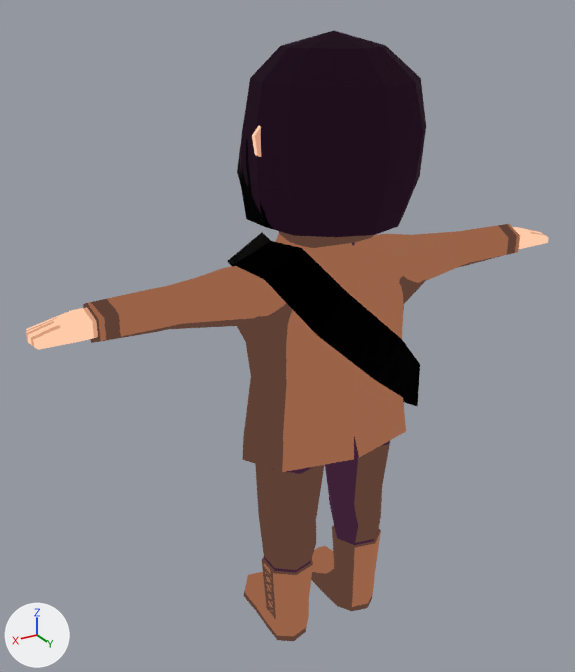
Renders of the glTF model res/entities/human.glb from each side of a commit.
Rendered twice from a 50 mm lens placed at (1.261, 1.865, 2.051), pointed at (0.095, -0.079, 1.079). Every picture has the same lights, and +X, +Y and +Z are marked at lower left. Where no turn or scale is listed for an object, it has been applied to the vertices. Vertices at the same position are counted once.

Objects in the first picture: 'hair', 'human'.
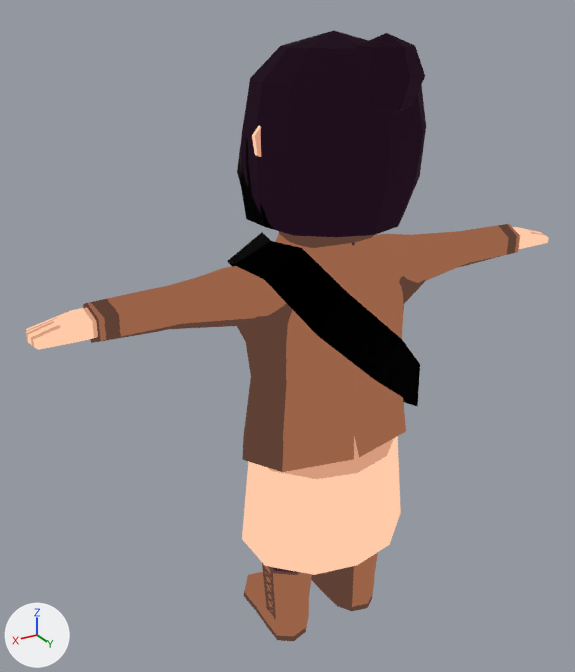
Location of each change, [x1, y1, x2, y2] in pixels of the pictures (575 x 672 px):
'dress', added: after [242, 436, 401, 575]
part 1 of me_cube_001, added (black): after [345, 33, 425, 115]

What changed in the scene script:
```text
Add img_dress:
    img_dress = load_image('dress', '_unpacked/dress', 512, 512, 'sRGB')
Add mat_dress:
    mat_dress = bpy.data.materials.new('dress')
    # colours: black #000000
    # uses the picture img_dress
Change me_cube_001:
    used by ob_hair; location = (0.0, 0.0, 1.387)
    remove me_cube_001.from_pydata(...)  # 58 vertices, 96 faces; spans x -0.238..0.238, y -0.259..0.264, z 0.07..0.575
    add me_cube_001.from_pydata(...)  # 78 vertices, 132 faces; spans x -0.238..0.238, y -0.259..0.327, z 0.07..0.578
    me_cube_001 part 1: a new loose piece, a UV sphere (6 segments, 4 rings, poles along z) spanning x -0.087..0.087, y 0.127..0.327, z 0.378..0.578, in mat_hair
Add me_cube_002:
    me_cube_002.from_pydata(...)  # 30 vertices, 40 faces; spans x -0.272..0.272, y -0.202..0.202, z -1.037..-0.37
    me_cube_002.materials.append(mat_dress)
Add ob_dress:
    ob_dress = bpy.data.objects.new('dress', me_cube_002)
    ob_dress.location = (0.0, 0.0, 1.387)
```
